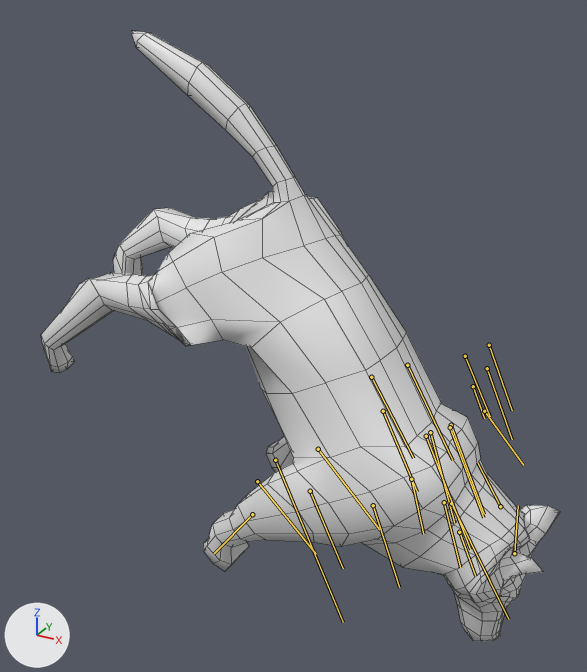
The FBX model Orbion/Assets/3D models/DemonWolf/DemonWolf.fbx: old version first, new version second.
Before and after are seen from a 50 mm lens placed at (0.0188, -0.0298, 0.0256), pointed at (0.0023, 0.0003, 0.0105). Arrows for +X, +Y and +Z are at lower left; the lights stay in place. Both versions are drawn at frame 12 of the action 'Default Take'; the numbers are the values there. The bones that bend it are drawn over the model as lines. Mesh edges are drawn as thin lines.

Names of what the first picture shows: 'DemonWolf'.
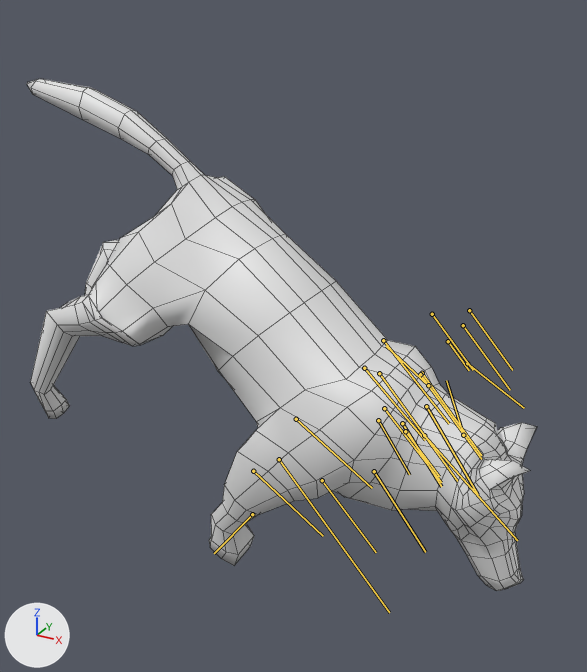
Patch to the scene script:
```diff
--- a/Orbion/Assets/3D models/DemonWolf/DemonWolf.fbx.py
+++ b/Orbion/Assets/3D models/DemonWolf/DemonWolf.fbx.py
@@ bone_root @@
 bone_root = bpy.data.objects['Armature'].pose.bones['Root']  # child of 'WolfArmature'
-bone_root.location = (-0.103, 0.0, -0.065)
-bone_root.rotation_quaternion = (0.841, 0.538, 0.0, -0.052)  # degrees (65, 3, -5)
+bone_root.location = (-0.065, 0.0, -0.051)
+bone_root.rotation_quaternion = (0.913, 0.406, 0.0, -0.039)  # degrees (48, 2, -4)
@@ bone_spineback @@
 bone_spineback = bpy.data.objects['Armature'].pose.bones['SpineBack']  # child of 'Root'
-bone_spineback.location = (-0.101, 0.0, 0.01)
+bone_spineback.location = (-0.131, 0.0, 0.013)
@@ bone_backupperleg_l @@
 bone_backupperleg_l = bpy.data.objects['Armature'].pose.bones['BackUpperLeg_L']  # child of 'Hips'
-bone_backupperleg_l.rotation_quaternion = (0.998, 0.004, 0.053, -0.016)  # degrees (0, 6, -2)
+bone_backupperleg_l.rotation_quaternion = (1.0, 0.001, 0.023, -0.009)  # degrees (0, 3, -1)
@@ bone_backlowerleg_l @@
 bone_backlowerleg_l = bpy.data.objects['Armature'].pose.bones['BackLowerLeg_L']  # child of 'BackUpperLeg_L'
-bone_backlowerleg_l.rotation_quaternion = (0.999, -0.007, -0.032, 0.037)  # degrees (-1, -4, 4)
+bone_backlowerleg_l.rotation_quaternion = (1.0, -0.003, -0.021, 0.019)  # degrees (0, -2, 2)
@@ bone_backpaw_l @@
 bone_backpaw_l = bpy.data.objects['Armature'].pose.bones['BackPaw_L']  # child of 'BackLowerLeg_L'
-bone_backpaw_l.rotation_quaternion = (0.995, 0.0, 0.103, -0.003)  # degrees (0, 12, 0)
+bone_backpaw_l.rotation_quaternion = (0.999, 0.0, 0.052, -0.002)  # degrees (0, 6, 0)
@@ bone_backupperleg_r @@
 bone_backupperleg_r = bpy.data.objects['Armature'].pose.bones['BackUpperLeg_R']  # child of 'Hips'
-bone_backupperleg_r.rotation_quaternion = (0.986, 0.004, 0.082, 0.144)  # degrees (2, 9, 17)
+bone_backupperleg_r.rotation_quaternion = (0.99, 0.001, 0.079, 0.119)  # degrees (1, 9, 14)
@@ bone_backlowerleg_r @@
 bone_backlowerleg_r = bpy.data.objects['Armature'].pose.bones['BackLowerLeg_R']  # child of 'BackUpperLeg_R'
-bone_backlowerleg_r.rotation_quaternion = (0.994, 0.015, -0.095, -0.05)  # degrees (2, -11, -6)
+bone_backlowerleg_r.rotation_quaternion = (0.996, 0.014, -0.08, -0.048)  # degrees (2, -9, -6)
@@ bone_backpaw_r @@
 bone_backpaw_r = bpy.data.objects['Armature'].pose.bones['BackPaw_R']  # child of 'BackLowerLeg_R'
-bone_backpaw_r.rotation_quaternion = (0.971, -0.003, 0.238, 0.014)  # degrees (0, 27, 2)
+bone_backpaw_r.rotation_quaternion = (0.977, -0.002, 0.214, 0.011)  # degrees (0, 25, 1)
@@ bone_ribs @@
 bone_ribs = bpy.data.objects['Armature'].pose.bones['Ribs']  # child of 'Root'
-bone_ribs.location = (0.101, 0.0, 0.0)
+bone_ribs.location = (0.132, 0.0, 0.0)
@@ bone_frontshoulder_l @@
 bone_frontshoulder_l = bpy.data.objects['Armature'].pose.bones['FrontShoulder_L']  # child of 'Ribs'
-bone_frontshoulder_l.rotation_quaternion = (0.991, 0.012, 0.128, 0.018)  # degrees (2, 15, 2)
+bone_frontshoulder_l.rotation_quaternion = (0.988, 0.015, 0.154, 0.031)  # degrees (2, 18, 4)
@@ bone_frontarm_l @@
 bone_frontarm_l = bpy.data.objects['Armature'].pose.bones['FrontArm_L']  # child of 'FrontShoulder_L'
-bone_frontarm_l.rotation_quaternion = (0.998, -0.001, 0.059, -0.002)  # degrees (0, 7, 0)
+bone_frontarm_l.rotation_quaternion = (0.999, 0.001, 0.048, -0.018)  # degrees (0, 6, -2)
@@ bone_frontpaw_l @@
 bone_frontpaw_l = bpy.data.objects['Armature'].pose.bones['FrontPaw_L']  # child of 'FrontArm_L'
-bone_frontpaw_l.rotation_quaternion = (1.0, -0.001, 0.006, 0.001)  # degrees (0, 1, 0)
+bone_frontpaw_l.rotation_quaternion = (1.0, -0.001, -0.023, 0.003)  # degrees (0, -3, 0)
@@ bone_frontshoulder_r @@
 bone_frontshoulder_r = bpy.data.objects['Armature'].pose.bones['FrontShoulder_R']  # child of 'Ribs'
-bone_frontshoulder_r.rotation_quaternion = (0.998, -0.02, -0.038, 0.047)  # degrees (-2, -4, 5)
+bone_frontshoulder_r.rotation_quaternion = (0.999, -0.017, -0.009, 0.039)  # degrees (-2, -1, 4)
@@ bone_frontarm_l_001 @@
 bone_frontarm_l_001 = bpy.data.objects['Armature'].pose.bones['FrontArm_L_001']  # child of 'FrontShoulder_R'
-bone_frontarm_l_001.rotation_quaternion = (0.995, 0.006, 0.089, 0.041)  # degrees (1, 10, 5)
+bone_frontarm_l_001.rotation_quaternion = (0.997, 0.003, 0.068, 0.025)  # degrees (1, 8, 3)
@@ bone_frontpaw_l_001 @@
 bone_frontpaw_l_001 = bpy.data.objects['Armature'].pose.bones['FrontPaw_L_001']  # child of 'FrontArm_L_001'
-bone_frontpaw_l_001.rotation_quaternion = (0.995, 0.01, 0.07, 0.064)  # degrees (2, 8, 8)
+bone_frontpaw_l_001.rotation_quaternion = (0.998, 0.006, 0.05, 0.045)  # degrees (1, 6, 5)
@@ bone_neck01 @@
 bone_neck01 = bpy.data.objects['Armature'].pose.bones['Neck01']  # child of 'Ribs'
-bone_neck01.rotation_quaternion = (0.997, -0.051, 0.0, 0.062)  # degrees (-6, 0, 7)
+bone_neck01.rotation_quaternion = (0.998, -0.039, 0.0, 0.047)  # degrees (-4, 0, 5)
@@ bone_neck02 @@
 bone_neck02 = bpy.data.objects['Armature'].pose.bones['Neck02']  # child of 'Neck01'
-bone_neck02.rotation_quaternion = (0.999, 0.016, -0.005, -0.05)  # degrees (2, -1, -6)
+bone_neck02.rotation_quaternion = (0.998, 0.02, -0.007, -0.065)  # degrees (2, -1, -7)
@@ bone_head @@
 bone_head = bpy.data.objects['Armature'].pose.bones['Head']  # child of 'Neck02'
-bone_head.rotation_quaternion = (0.983, -0.016, -0.151, 0.099)  # degrees (-4, -17, 12)
+bone_head.rotation_quaternion = (0.982, -0.003, -0.176, 0.068)  # degrees (-2, -20, 8)
@@ bone_ear_r @@
 bone_ear_r = bpy.data.objects['Armature'].pose.bones['Ear_R']  # child of 'Head'
-bone_ear_r.location = (-0.002, -0.028, 0.0)
-bone_ear_r.rotation_quaternion = (0.994, 0.034, 0.012, -0.101)  # degrees (4, 2, -12)
+bone_ear_r.location = (-0.001, -0.021, 0.0)
+bone_ear_r.rotation_quaternion = (0.997, 0.026, 0.01, -0.078)  # degrees (3, 1, -9)
```

What differs and where, as boxes [x1, y1, x2, y2] in the pictures (587 x 672 px):
'DemonWolf', posed (16% shorter): before [41, 30, 560, 641]; after [27, 79, 537, 591]
bone 'Root', root to tip: before (275, 460) to (343, 622); after (279, 459) to (389, 612)
bone 'SpineBack', root to tip: before (451, 425) to (484, 514); after (422, 373) to (481, 455)
bone 'BackUpperLeg_L', root to tip: before (484, 411) to (523, 465); after (467, 363) to (524, 408)
bone 'BackLowerLeg_L', root to tip: before (430, 432) to (454, 523); after (426, 406) to (478, 495)
bone 'BackPaw_L', root to tip: before (383, 411) to (417, 491); after (384, 408) to (441, 482)
bone 'BackUpperLeg_R', root to tip: before (465, 356) to (490, 416); after (432, 314) to (473, 370)
bone 'BackLowerLeg_R', root to tip: before (407, 365) to (452, 460); after (383, 340) to (449, 423)
bone 'BackPaw_R', root to tip: before (371, 377) to (413, 458); after (364, 368) to (425, 440)
bone 'Ribs', root to tip: before (450, 427) to (483, 517); after (420, 374) to (481, 459)
bone 'FrontShoulder_L', root to tip: before (451, 503) to (508, 619); after (424, 435) to (517, 540)
bone 'FrontArm_L', root to tip: before (373, 505) to (399, 587); after (374, 471) to (425, 552)
bone 'FrontPaw_L', root to tip: before (310, 491) to (343, 568); after (322, 480) to (376, 552)
bone 'FrontShoulder_R', root to tip: before (426, 436) to (470, 549); after (379, 373) to (457, 481)
bone 'FrontArm_L_001', root to tip: before (318, 449) to (379, 529); after (296, 419) to (372, 488)
bone 'FrontPaw_L_001', root to tip: before (257, 481) to (316, 554); after (253, 471) to (323, 536)
bone 'Neck01', root to tip: before (411, 479) to (423, 534); after (378, 420) to (409, 474)
bone 'Neck02', root to tip: before (444, 502) to (460, 567); after (402, 423) to (441, 486)
bone 'Head', root to tip: before (459, 532) to (475, 576); after (405, 431) to (439, 476)
bone 'Ear_R', root to tip: before (500, 506) to (477, 462); after (428, 385) to (386, 346)
